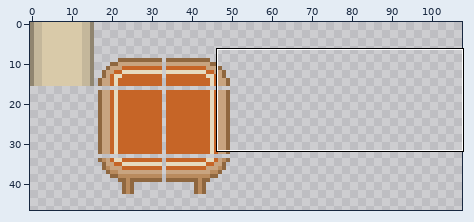
Sprite sheet, stored at Assets/Sprites/roguelike_custom.png. The first picture is a wide view before the edit; the outline marks the close-up.
Close-up. Before the commit:
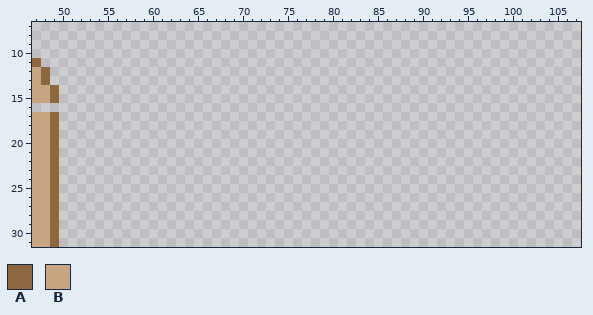
The file is 118x118 pixels. Shown: x 47..107, y 7..31. The wide view leaves out empty margins.
Palette (. is transparent): A #8f673f  B #c8a480
Pixels before, first column x 47:
11 A..
12 BA.
13 BA.
14 BBA
15 BBA
16 ...
17 BBA
18 BBA
19 BBA
20 BBA
21 BBA
22 BBA
23 BBA
24 BBA
25 BBA
26 BBA
27 BBA
28 BBA
29 BBA
30 BBA
31 BBA
And afterwards:
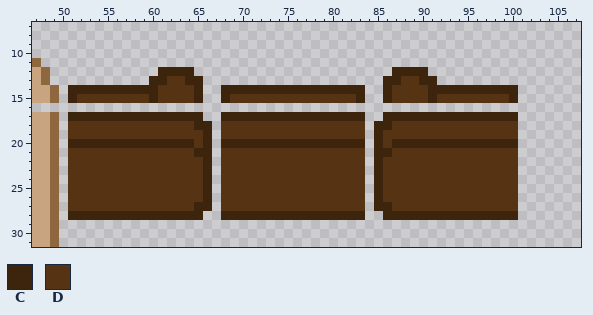
Colours new in this view: C #3c240d  D #563312
What changed:
y 12: x 61..64 .... -> CCCC; x 87..90 .... -> CCCC
y 13: x 60..65 ...... -> CCDDCC; x 86..91 ...... -> CCDDCC
y 14: x 51..65 ............... -> CCCCCCCCCCDDDDC; x 68..83 ................ -> CCCCCCCCCCCCCCCC; x 86..100 ............... -> CDDDDCCCCCCCCCC
y 15: x 51..65 ............... -> CDDDDDDDDCDDDDC; x 68..83 ................ -> CDDDDDDDDDDDDDDC; x 86..100 ............... -> CDDDDCDDDDDDDDC
y 17: x 51..65 ............... -> CCCCCCCCCCCCCCC; x 68..83 ................ -> CCCCCCCCCCCCCCCC; x 86..100 ............... -> CCCCCCCCCCCCCCC
y 18: x 51..66 ................ -> DDDDDDDDDDDDDDCC; x 68..83 ................ -> DDDDDDDDDDDDDDDD; x 85..100 ................ -> CCDDDDDDDDDDDDDD
y 19: x 51..66 ................ -> DDDDDDDDDDDDDDDC; x 68..83 ................ -> DDDDDDDDDDDDDDDD; x 85..100 ................ -> CDDDDDDDDDDDDDDD
y 20: x 51..66 ................ -> CCCCCCCCCCCCCCDC; x 68..83 ................ -> CCCCCCCCCCCCCCCC; x 85..100 ................ -> CDCCCCCCCCCCCCCC
y 21: x 51..66 ................ -> DDDDDDDDDDDDDDCC; x 68..83 ................ -> DDDDDDDDDDDDDDDD; x 85..100 ................ -> CCDDDDDDDDDDDDDD
y 22..26: x 51..66 ................ -> DDDDDDDDDDDDDDDC; x 68..83 ................ -> DDDDDDDDDDDDDDDD; x 85..100 ................ -> CDDDDDDDDDDDDDDD
y 27: x 51..66 ................ -> DDDDDDDDDDDDDDCC; x 68..83 ................ -> DDDDDDDDDDDDDDDD; x 85..100 ................ -> CCDDDDDDDDDDDDDD
y 28: x 51..65 ............... -> CCCCCCCCCCCCCCC; x 68..83 ................ -> CCCCCCCCCCCCCCCC; x 86..100 ............... -> CCCCCCCCCCCCCCC
Changed places in both close-ups, as pixel boxes (x1, y1, x2, y2):
added: (68, 67, 518, 220)
